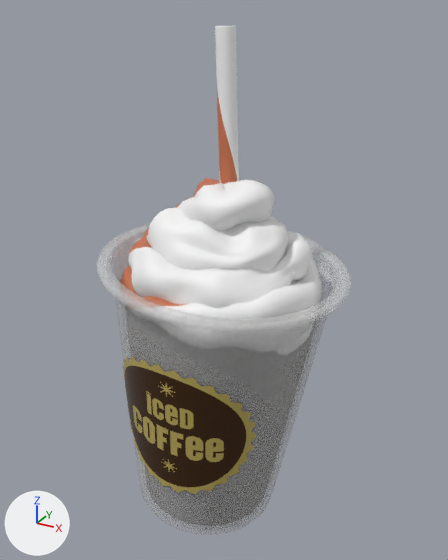
The glTF model threed/Coffee.glb: old version first, new version second.
Before and after are seen from a 50 mm lens placed at (0.241, -0.437, 0.308), pointed at (-0.002, 0.006, 0.087). The lights are fixed; the arrows at lower left show +X, +Y and +Z. Where no turn or scale is listed for an object, it has been applied to the vertices. Vertices at the same position are counted once.
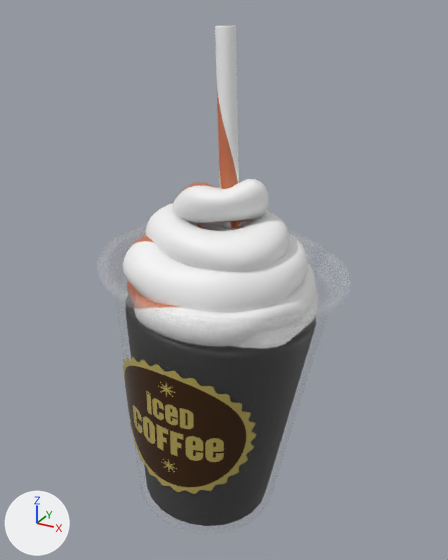
Commit message: replace coffee model

Where the change shows, as pixel boxes [x1, y1, x2, y2] in the pictures (448 x 560 px):
'Cylinder.013', surface changed: [97, 224, 351, 535] in both
'NurbsPath.001', reshaped: before [120, 178, 322, 318]; after [123, 179, 318, 318]
part 1 of me_cylinder_013, deleted: before [100, 224, 348, 324]

The change, as a diff of the scene's bpy script:
```diff
--- a/threed/Coffee.glb.py
+++ b/threed/Coffee.glb.py
@@ mat_material_002 @@
 mat_material_002.roughness = 0.2
-mat_material_002.alpha = 0.3
+mat_material_002.alpha = 0.0795
@@ me_cylinder_013 @@
 # used by ob_cylinder_013; location = (-0.0164, 0.0, -0.1038); rotation_euler = (0.0, 0.0873, 0.0), in degrees (0, 5, 0); scale = (1.87, 1.87, 1.87)
-me_cylinder_013.from_pydata(...)  # 3026 vertices, 6048 faces; spans x -0.0581..0.0581, y -0.0581..0.0581, z -0.0279..0.1133
+me_cylinder_013.from_pydata(...)  # 2257 vertices, 4464 faces; spans x -0.0581..0.0581, y -0.0581..0.0581, z -0.0279..0.1133
+# me_cylinder_013 part 1: 240 vertices removed from x -0.0549..0.0549, y -0.0549..0.0549, z 0.1031..0.1133
 me_cylinder_013.materials.append(mat_material_002)
@@ me_nurbspath_001 @@
 # used by ob_nurbspath_001; location = (-0.0164, 0.0, -0.1038)
-me_nurbspath_001.from_pydata(...)  # 9452 vertices, 18836 faces; spans x -0.072..0.106, y -0.088..0.082, z 0.15..0.287
+me_nurbspath_001.from_pydata(...)  # 9452 vertices, 18836 faces; spans x -0.068..0.098, y -0.088..0.09, z 0.153..0.287
+# me_nurbspath_001 part 2: 8607 of 9452 vertices moved; they spanned x -0.072..0.106, y -0.088..0.082, z 0.15..0.287 and now span x -0.068..0.098, y -0.087..0.09, z 0.153..0.287; mean shift (0.0, 0.0, -0.001); largest move (-0.023, 0.019, 0.231) -> (-0.006, 0.013, 0.237)
 me_nurbspath_001.materials.append(mat_material)
```
